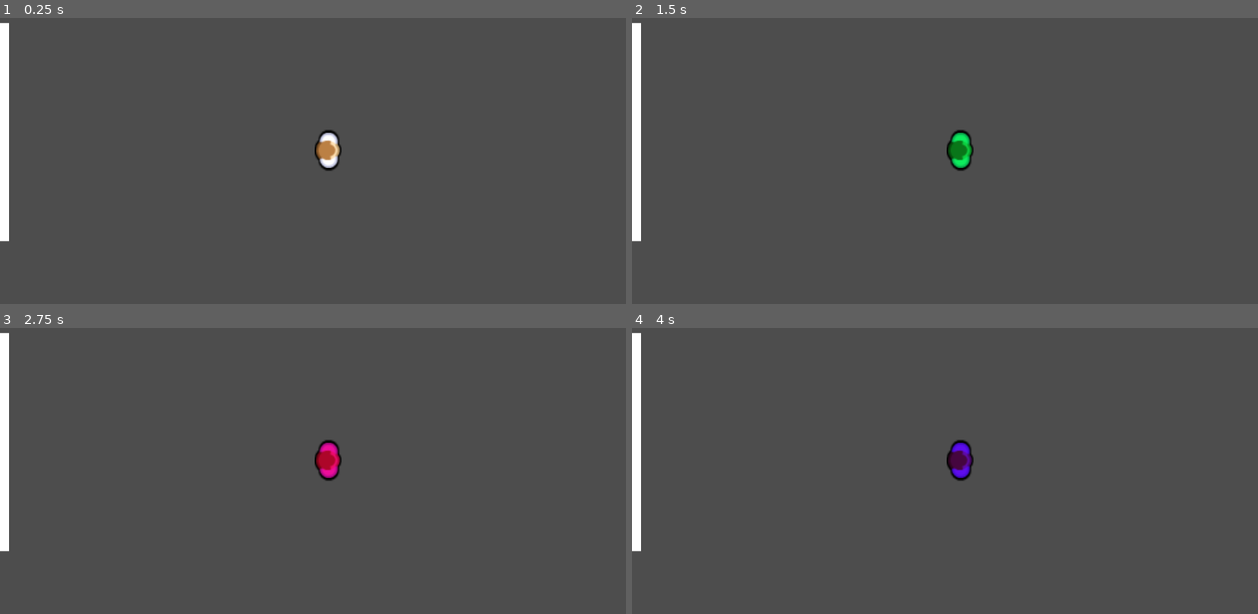
Above: before the commit, frames 1-4 (two rows, left to right).
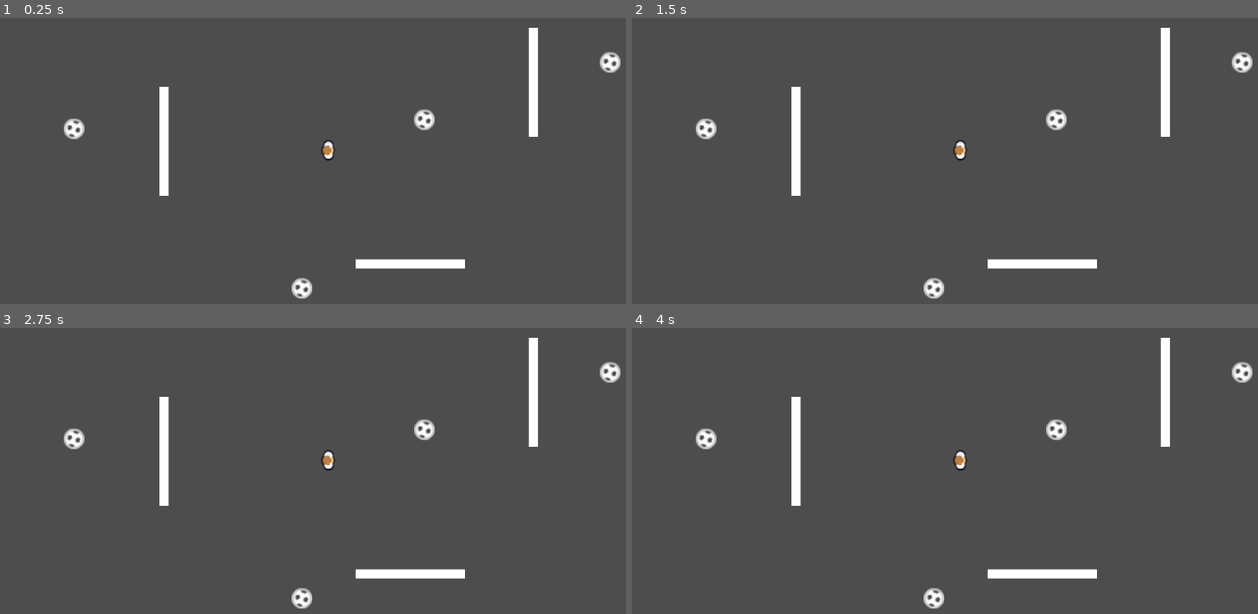
Above: after the commit, the same moments.

Repository: ImJustJC/a-mask-2-mask
Game: Godot game, scene res://Scenes/playground.tscn
Two runs of this game, one before a commit and one after it. Both use one fixed random seed, a clock stepped at 60 frames per second and the inputs below.
Inputs:
- Up to frame 1 (0.25 s): no input
- Up to frame 2 (1.5 s): tap Enter at 0.5 s; hold Right (action_right) 0.53-1.28 s; tap Space at 1.25 s; hold Down (action_down) from 1.28 s (still down)
- Up to frame 3 (2.75 s): tap Enter at 2 s; release Down (action_down) at 2.03 s; hold Right (action_right) from 2.03 s (still down)
- Up to frame 4 (4 s): tap Space at 2.75 s; release Right (action_right) at 2.78 s; hold Up (action_up) 2.78-3.53 s; tap Enter at 3.5 s; hold Left (action_left) from 3.53 s (still down)

The runs differ from the first frame. In frame 1, 4.1% of the frame differs, in the area x 0-100%, y 1-99%; in frame 2, 4.1%; in frame 3, 4.1%; in frame 4, 4.1%.

Commit message:
Mask pickups and input enabling

Diff:
--- /dev/null
+++ b/Scenes/GameUI.tscn
@@ -0,0 +1,63 @@
+[gd_scene format=3 uid="uid://kpvv5w17jkd5"]
+
+[ext_resource type="Script" uid="uid://dgii03njubfw4" path="res://Scripts/UIManager.gd" id="1_tyage"]
+
+[node name="GameUi" type="Control" unique_id=17978878]
+layout_mode = 3
+anchors_preset = 15
+anchor_right = 1.0
+anchor_bottom = 1.0
+grow_horizontal = 2
+grow_vertical = 2
+script = ExtResource("1_tyage")
+
+[node name="MaskPicker" type="GridContainer" parent="." unique_id=1636385590]
+layout_mode = 1
+anchors_preset = -1
+anchor_right = 1.0
+anchor_bottom = 1.0
+offset_left = 952.0
+offset_top = 448.0
+grow_horizontal = 2
+grow_vertical = 2
+columns = 3
+
+[node name="Inv" type="ColorRect" parent="MaskPicker" unique_id=670251488]
+custom_minimum_size = Vector2(64, 64)
+layout_mode = 2
+color = Color(1, 1, 1, 0)
+
+[node name="Up" type="ColorRect" parent="MaskPicker" unique_id=1008165950]
+custom_minimum_size = Vector2(64, 64)
+layout_mode = 2
+color = Color(1, 1, 1, 0)
+
+[node name="Inv2" type="ColorRect" parent="MaskPicker" unique_id=1313374588]
+custom_minimum_size = Vector2(64, 64)
+layout_mode = 2
+color = Color(1, 1, 1, 0)
+
+[node name="Left" type="ColorRect" parent="MaskPicker" unique_id=204337369]
+custom_minimum_size = Vector2(64, 64)
+layout_mode = 2
+color = Color(1, 1, 1, 0)
+
+[node name="Inv3" type="ColorRect" parent="MaskPicker" unique_id=2128587785]
+custom_minimum_size = Vector2(64, 64)
+layout_mode = 2
+color = Color(1, 1, 1, 0)
+
+[node name="Right" type="ColorRect" parent="MaskPicker" unique_id=230308589]
+custom_minimum_size = Vector2(64, 64)
+layout_mode = 2
+color = Color(1, 1, 1, 0)
+
+[node name="Inv4" type="ColorRect" parent="MaskPicker" unique_id=441412527]
+custom_minimum_size = Vector2(64, 64)
+layout_mode = 2
+color = Color(1, 1, 1, 0)
+
+[node name="Down" type="ColorRect" parent="MaskPicker" unique_id=2102697275]
+custom_minimum_size = Vector2(64, 64)
+layout_mode = 2
+color = Color(1, 1, 1, 0)
--- a/Scenes/Prefabs/PickupMask.tscn
+++ b/Scenes/Prefabs/PickupMask.tscn
@@ -4,12 +4,12 @@
 [ext_resource type="Script" uid="uid://dmagjprayd7p" path="res://Scripts/PickableMask.gd" id="1_lccfv"]
 
 [sub_resource type="CircleShape2D" id="CircleShape2D_yj4gy"]
-radius = 16.0
+radius = 19.0
 
 [node name="PickupMask" type="Node2D" unique_id=506158007]
 script = ExtResource("1_lccfv")
 
-[node name="StaticBody2D" type="StaticBody2D" parent="." unique_id=104179660]
+[node name="StaticBody2D" type="Area2D" parent="." unique_id=1919359322]
 collision_layer = 16
 collision_mask = 16
 
@@ -19,3 +19,5 @@
 [node name="BallVolley2" type="Sprite2D" parent="." unique_id=2135632846]
 scale = Vector2(2, 2)
 texture = ExtResource("1_dxyyd")
+
+[connection signal="body_entered" from="StaticBody2D" to="." method="player_collided"]
--- a/Scenes/playground.tscn
+++ b/Scenes/playground.tscn
@@ -3,6 +3,8 @@
 [ext_resource type="Script" uid="uid://by37ad8sb2cqv" path="res://Scripts/PlayerControl.gd" id="1_6xle2"]
 [ext_resource type="Texture2D" uid="uid://d1yhnjxe8df5b" path="res://Assets/KenneySports/Blue/characterBlue (1).png" id="1_uof5o"]
 [ext_resource type="Texture2D" uid="uid://bcthjhi71an8g" path="res://Assets/KenneySports/White/characterWhite (1).png" id="3_u4ce8"]
+[ext_resource type="PackedScene" uid="uid://c0psy4x53uq38" path="res://Scenes/Prefabs/PickupMask.tscn" id="4_qyfof"]
+[ext_resource type="PackedScene" uid="uid://kpvv5w17jkd5" path="res://Scenes/GameUI.tscn" id="5_3e07v"]
 
 [sub_resource type="RectangleShape2D" id="RectangleShape2D_6xle2"]
 size = Vector2(20, 32)
@@ -13,17 +15,13 @@
 [node name="Playground" type="Node2D" unique_id=198431494]
 
 [node name="MainCamera" type="Camera2D" parent="." unique_id=966486655]
-zoom = Vector2(2, 2)
 
-[node name="PlayerBody" type="CharacterBody2D" parent="." unique_id=1924925046]
+[node name="PlayerBody" type="CharacterBody2D" parent="." unique_id=1924925046 node_paths=PackedStringArray("UI_MANAGER")]
+collision_layer = 17
+collision_mask = 17
 script = ExtResource("1_6xle2")
 SPEED = 250.0
-COLOR_MAP = Dictionary[StringName, Color]({
-&"action_down": Color(0.9254902, 0.050980393, 0.6039216, 1),
-&"action_left": Color(0.60784316, 0.9254902, 0.050980393, 1),
-&"action_right": Color(0.050980393, 0.9254902, 0.3647059, 1),
-&"action_up": Color(0.36862746, 0.050980393, 0.9254902, 1)
-})
+UI_MANAGER = NodePath("../GameUi")
 
 [node name="CollisionShape2D" type="CollisionShape2D" parent="PlayerBody" unique_id=327632685]
 shape = SubResource("RectangleShape2D_6xle2")
@@ -68,3 +66,25 @@
 
 [node name="Polygon2D" type="Polygon2D" parent="Obstacles/Wall3" unique_id=1938967353]
 polygon = PackedVector2Array(-8, -64, 8, -64, 8, 128, -8, 128)
+
+[node name="PickMask_UP" parent="." unique_id=506158007 instance=ExtResource("4_qyfof")]
+position = Vector2(169, -54)
+RelatedActionName = &"action_up"
+MaskColorModulate = Color(0, 0, 1, 1)
+
+[node name="PickMask_DOWN" parent="." unique_id=184362968 instance=ExtResource("4_qyfof")]
+position = Vector2(-446, -38)
+RelatedActionName = &"action_down"
+MaskColorModulate = Color(0, 1, 0, 1)
+
+[node name="PickMask_LEFT" parent="." unique_id=1150362120 instance=ExtResource("4_qyfof")]
+position = Vector2(495, -155)
+RelatedActionName = &"action_left"
+MaskColorModulate = Color(1, 0, 0, 1)
+
+[node name="PickMask_RIGHT" parent="." unique_id=1876778702 instance=ExtResource("4_qyfof")]
+position = Vector2(-46, 243)
+RelatedActionName = &"action_right"
+MaskColorModulate = Color(1, 0, 1, 1)
+
+[node name="GameUi" parent="." unique_id=17978878 instance=ExtResource("5_3e07v")]
--- a/Scripts/PickableMask.gd
+++ b/Scripts/PickableMask.gd
@@ -3,3 +3,8 @@
 
 @export var RelatedActionName : StringName;
 @export var MaskColorModulate : Color;
+
+func player_collided(player_body : Node2D):
+	if player_body is not PlayerControl:
+		return;
+	(player_body as PlayerControl).mask_collided(self);
--- a/Scripts/PlayerControl.gd
+++ b/Scripts/PlayerControl.gd
@@ -2,12 +2,14 @@
 extends CharacterBody2D
 
 @export var SPEED = 300.0
-@export var COLOR_MAP : Dictionary[StringName, Color];
+@export var MASK_COLLECTED : Dictionary[StringName, Color];
+
+@export var UI_MANAGER : UIManager;
 
 func _input(event: InputEvent) -> void:
-	for actionName in COLOR_MAP:
+	for actionName in MASK_COLLECTED:
 		if event.is_action_released(actionName):
-			self.modulate = COLOR_MAP[actionName];
+			self.modulate = MASK_COLLECTED[actionName];
 			return;
 
 func _physics_process(delta: float) -> void:
@@ -24,5 +26,7 @@
 
 	move_and_slide()
 
-func mask_collided():
-	pass;
+func mask_collided(mask_item : PickableMask):
+	UI_MANAGER.add_mask(mask_item.RelatedActionName, mask_item.MaskColorModulate);
+	MASK_COLLECTED[mask_item.RelatedActionName] = mask_item.MaskColorModulate;
+	mask_item.queue_free();
--- /dev/null
+++ b/Scripts/UIManager.gd
@@ -0,0 +1,15 @@
+class_name UIManager
+extends Control
+
+func add_mask(where: StringName, color: Color):
+	match(where):
+		"action_up":
+			$MaskPicker/Up.color = color;
+		"action_down":
+			$MaskPicker/Down.color = color;
+		"action_left":
+			$MaskPicker/Left.color = color;
+		"action_right":
+			$MaskPicker/Right.color = color;
+		_:
+			pass;
Not shown, added: Scripts/UIManager.gd.uid
